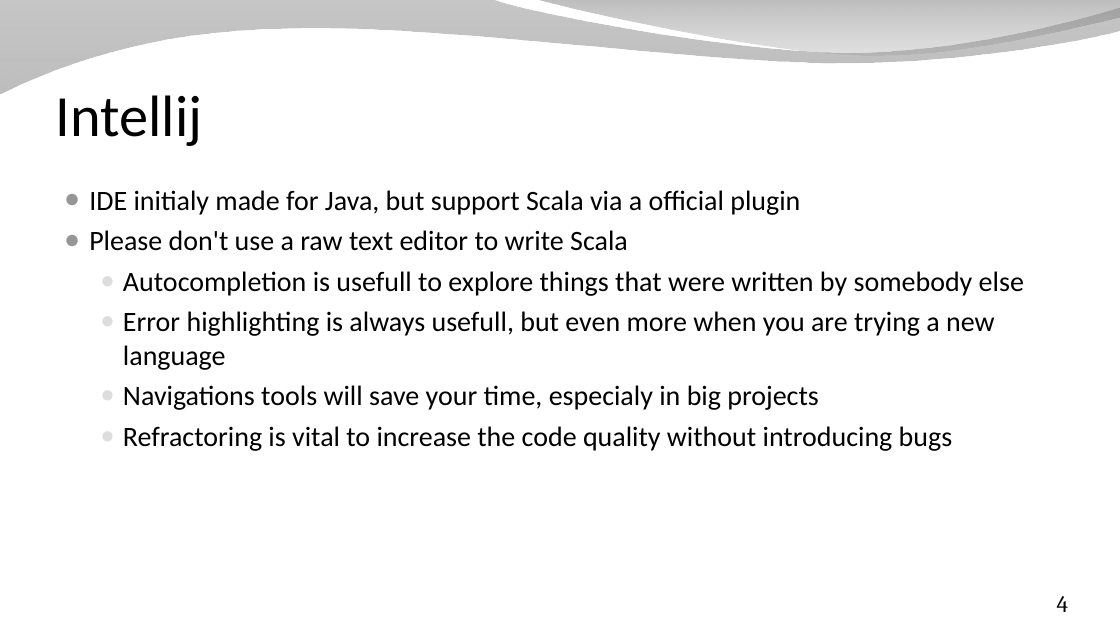
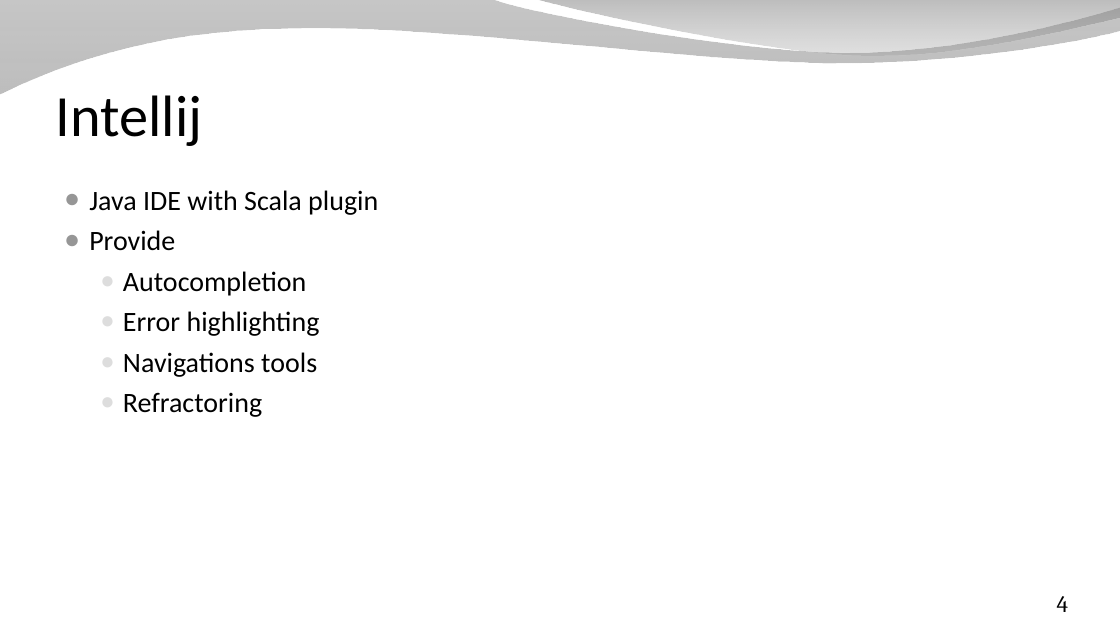
Before and after one commit to SpinalHDL/SpinalDoc, a slide deck: slide 4 of presentation/en/workshop/tools.odp. Drawn at 1120x630 pixels with LibreOffice and Linux fonts; fonts in the diff are those of the drawing; background and template pictures are left out. Boxes give left, top, right and bottom in pixels: in the first picture for what was removed or moved away, otherwise in the second. Text is boxed around its words. In the diff, an @@ line names an element or a change of style, - is before the commit and + after.

```diff
--- a/presentation/en/workshop/tools.odp
+++ b/presentation/en/workshop/tools.odp
@@ text at (x1=89, y1=190, x2=378, y2=417): text changed @@
-● IDE initialy made for Java, but support Scala via a official plugin
-● Please don't use a raw text editor to write Scala
-  ● Autocompletion is usefull to explore things that were written by somebody else
-  ● Error highlighting is always usefull, but even more when you are trying a new language
-  ● Navigations tools will save your time, especialy in big projects
-  ● Refractoring is vital to increase the code quality without introducing bugs
+● Java IDE with Scala plugin
+● Provide
+  ● Autocompletion
+  ● Error highlighting
+  ● Navigations tools
+  ● Refractoring
```
Also in this commit, not shown: 1 other slide changed, 11 other files.
